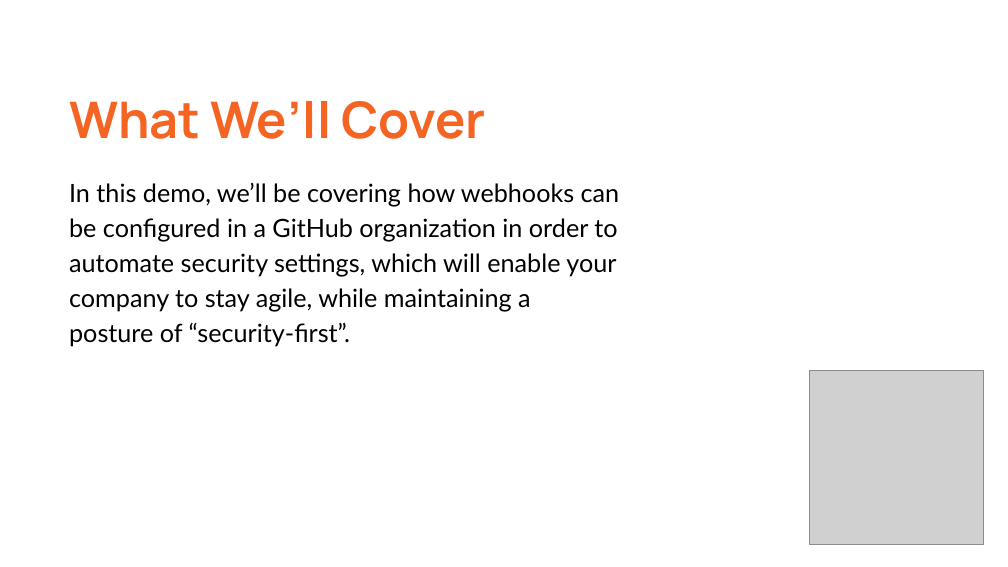
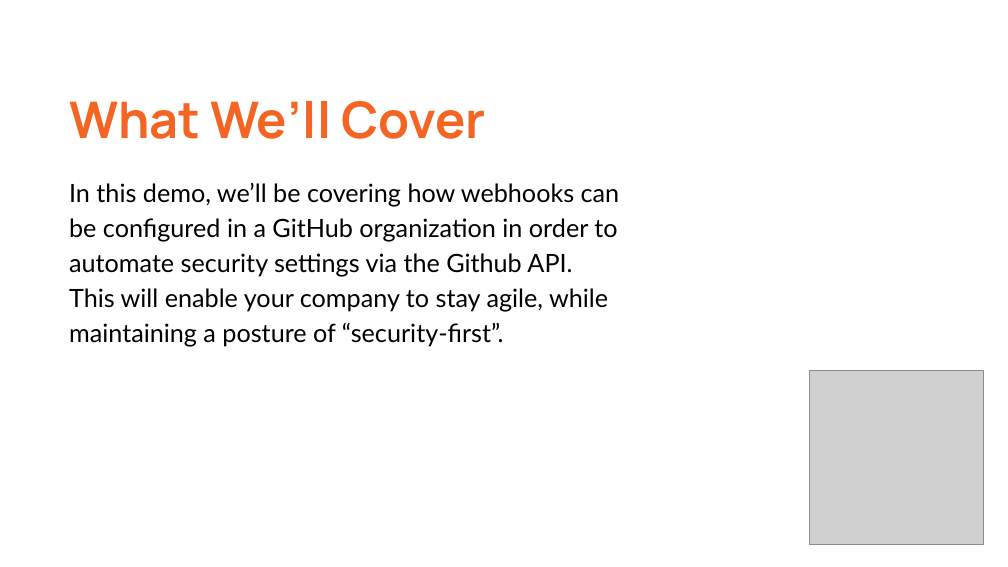
Before and after one commit to jefeish/github-presentation, a slide deck: slide 2 of github-presentation.pptx. Drawn at 1008x567 pixels with LibreOffice and Linux fonts; fonts in the diff are those of the drawing; grey boxes stand for pictures. Boxes give left, top, right and bottom in pixels: in the first picture for what was removed or moved away, otherwise in the second. Text is boxed around its words. In the diff, an @@ line names an element or a change of style, - is before the commit and + after.

```diff
--- a/github-presentation.pptx
+++ b/github-presentation.pptx
@@ title at (x1=69, y1=183, x2=620, y2=346): text changed @@
-In this demo, we’ll be covering how webhooks can be configured in a GitHub organization in order to automate security settings, which will enable your company to stay agile, while maintaining a posture of “security-first”.
+In this demo, we’ll be covering how webhooks can be configured in a GitHub organization in order to automate security settings via the Github API. This will enable your company to stay agile, while maintaining a posture of “security-first”.
```
Also in this commit, not shown: 11 other slides changed, 3 other files.
